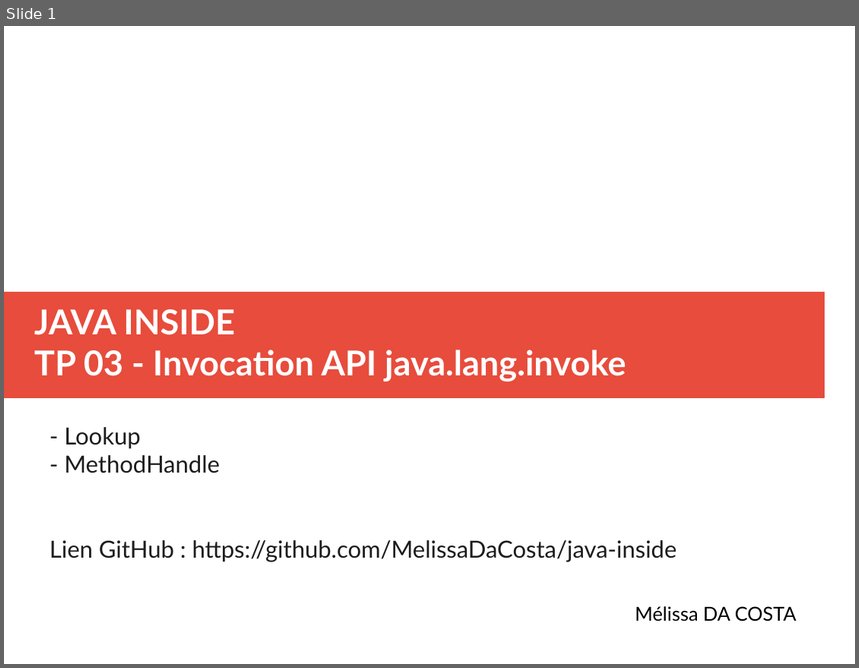
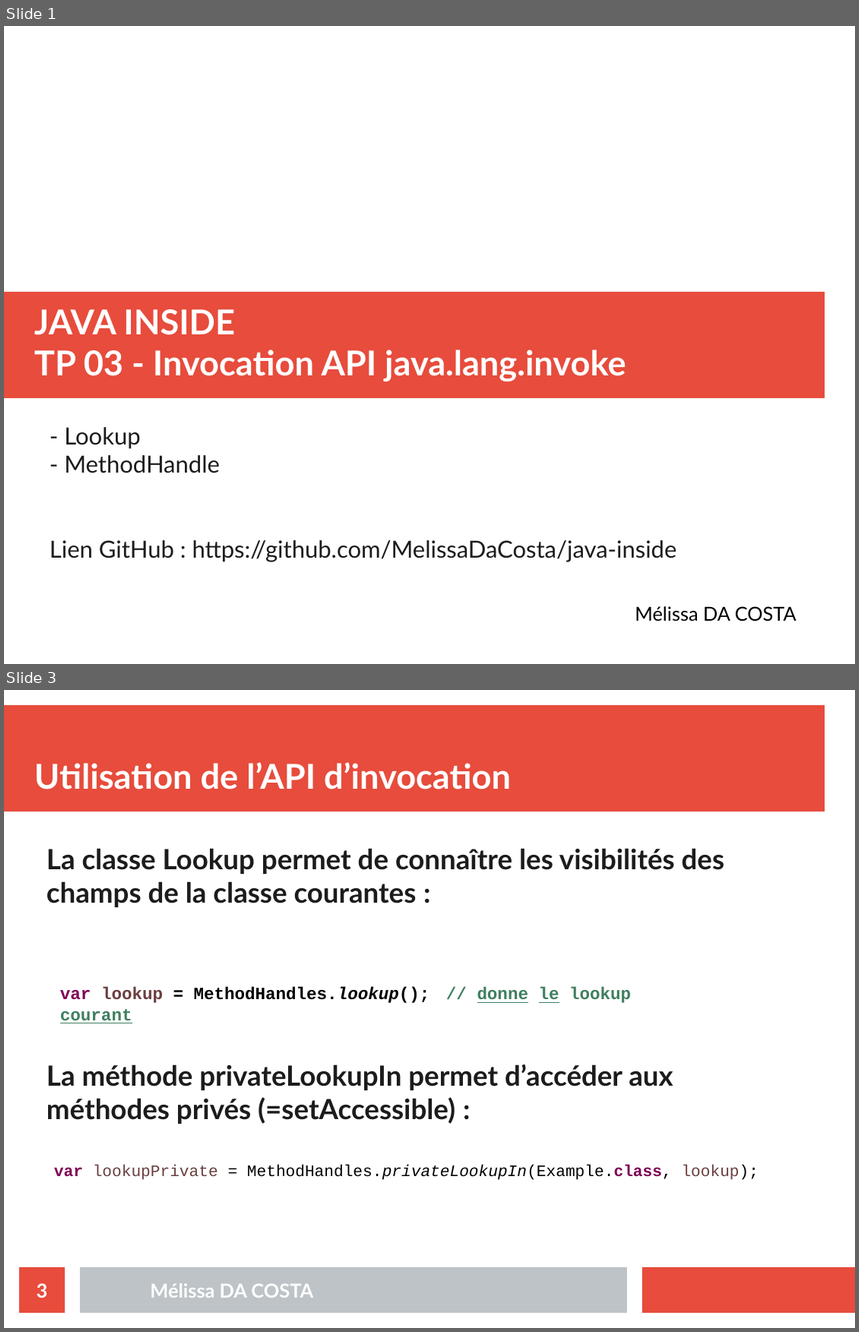
Before and after one commit to MelissaDaCosta/java-inside, a slide deck: lab3/Mélissa_DA_COSTA_slides_TP03.odp. Shown one above the other, each under a label of ours: slide 1 before the commit, slides 1 and 3 after it; the slides between them are not shown. The pictures are 859x668 and 859x1332 pixels, drawn with LibreOffice and Linux fonts; fonts in the diff are those of the drawing. Boxes give left, top, right and bottom in pixels: in the first picture for what was removed or moved away, otherwise in the second. Text is boxed around its words. In the diff, an @@ line names an element or a change of style, - is before the commit and + after.

```diff
--- a/lab3/Mélissa_DA_COSTA_slides_TP03.odp
+++ b/lab3/Mélissa_DA_COSTA_slides_TP03.odp
@@ slide 3 added at <box>4,690,855,1328</box>, background #FFFFFF @@
@@ rectangle added at <box>4,705,825,812</box>, fill #E74C3C @@
@@ title added at <box>34,762,511,790</box>, 32 pt, text #FFFFFF, bold @@
+Utilisation de l’API d’invocation
@@ text added at <box>47,848,724,1124</box>, 26 pt, text #1C1C1C, bold @@
+La classe Lookup permet de connaître les visibilités des champs de la classe courantes :
+La méthode privateLookupIn permet d’accéder aux méthodes privés (=setAccessible) :
@@ text added at <box>60,987,631,1024</box>, 16 pt, text #000000, bold @@
+var lookup = MethodHandles.lookup(); // donne le lookup courant
@@ text added at <box>54,1164,759,1180</box>, 15 pt, text #000000 @@
+var lookupPrivate = MethodHandles.privateLookupIn(Example.class, lookup);
@@ page number added at <box>19,1268,65,1313</box>, fill #E74C3C, 18 pt, text #FFFFFF, bold @@
+3
@@ rectangle added at <box>80,1268,627,1313</box>, fill #BDC3C7 @@
@@ rectangle added at <box>643,1268,855,1313</box>, fill #E74C3C @@
@@ text added at <box>150,1284,313,1298</box>, 18 pt, text #FFFFFF, bold @@
+Mélissa DA COSTA
```
Also in this commit, not shown: 1 slide changed, 5 other slides added, 5 slides removed, 4 other files.
